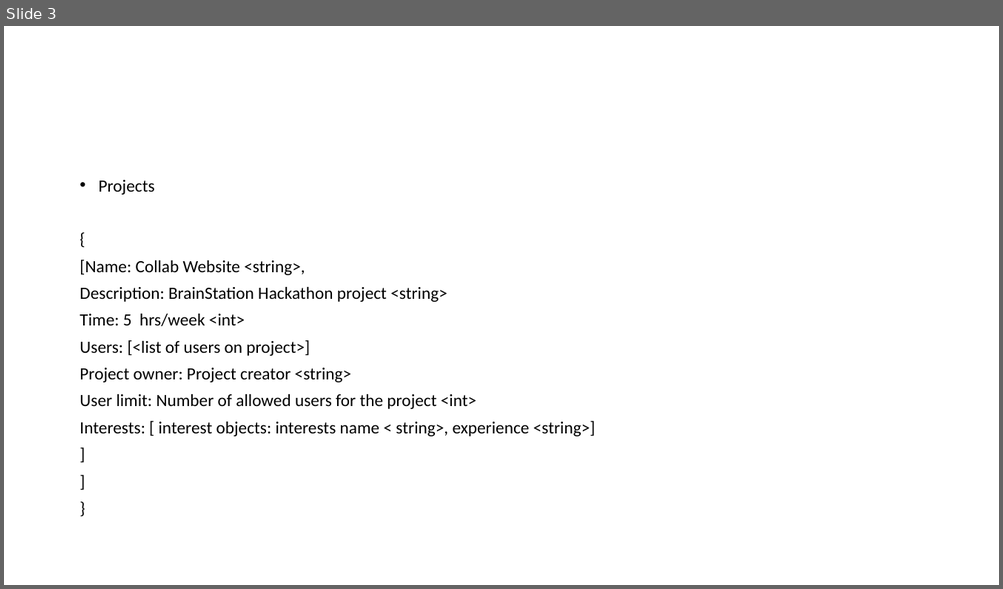
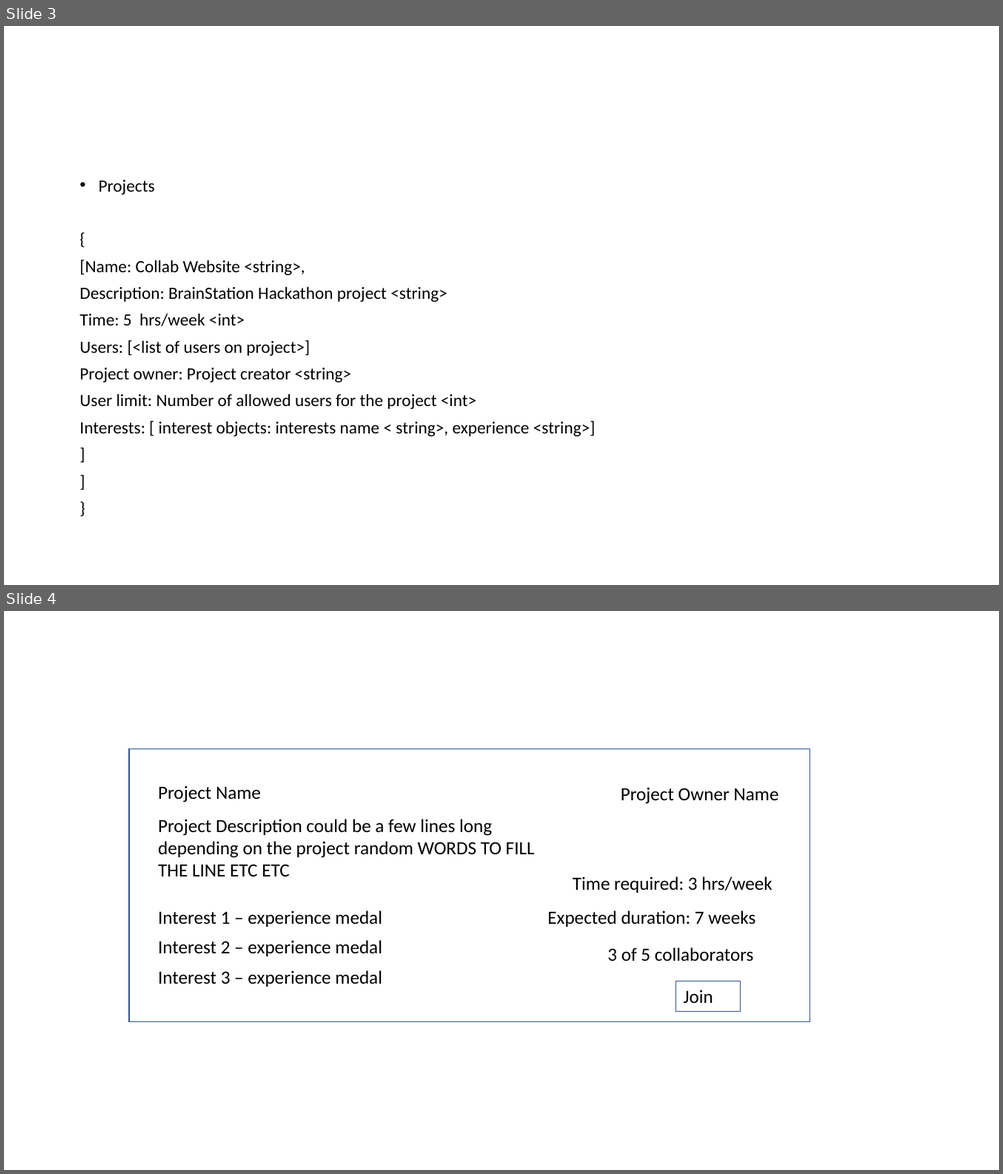
Before and after one commit to alireza-alizadegan/WFH-Hackathon, a slide deck: Notes.pptx. Shown one above the other, each under a label of ours: slide 3 before the commit, slides 3 and 4 after it. The pictures are 1003x589 and 1003x1174 pixels, drawn with LibreOffice and Linux fonts; fonts in the diff are those of the drawing. Boxes give left, top, right and bottom in pixels: in the first picture for what was removed or moved away, otherwise in the second. Text is boxed around its words. In the diff, an @@ line names an element or a change of style, - is before the commit and + after.

```diff
--- a/Notes.pptx
+++ b/Notes.pptx
@@ slide 4 added at (x1=4, y1=611, x2=999, y2=1170), background #FFFFFF @@
@@ rectangle added at (x1=129, y1=749, x2=810, y2=1022), outline #325491 1 pt @@
@@ text added at (x1=158, y1=786, x2=261, y2=803), 18 pt, text #000000 @@
+Project Name
@@ text added at (x1=620, y1=787, x2=779, y2=804), 18 pt, text #000000 @@
+Project Owner Name
@@ text added at (x1=158, y1=819, x2=535, y2=877), 18 pt, text #000000 @@
+Project Description could be a few lines long depending on the project random WORDS TO FILL THE LINE ETC ETC
@@ text added at (x1=572, y1=877, x2=771, y2=893), 18 pt, text #000000 @@
+Time required: 3 hrs/week
@@ text added at (x1=158, y1=911, x2=382, y2=927), 18 pt, text #000000 @@
+Interest 1 – experience medal
@@ text added at (x1=547, y1=911, x2=755, y2=927), 18 pt, text #000000 @@
+Expected duration: 7 weeks
@@ text added at (x1=158, y1=940, x2=382, y2=957), 18 pt, text #000000 @@
+Interest 2 – experience medal
@@ text added at (x1=607, y1=948, x2=754, y2=962), 18 pt, text #000000 @@
+3 of 5 collaborators
@@ text added at (x1=158, y1=971, x2=382, y2=987), 18 pt, text #000000 @@
+Interest 3 – experience medal
@@ rectangle added at (x1=676, y1=982, x2=740, y2=1011), outline #325491 1 pt @@
@@ text added at (x1=683, y1=990, x2=713, y2=1003), 18 pt, text #000000 @@
+Join
```
Also in this commit, not shown: 12 other files.
